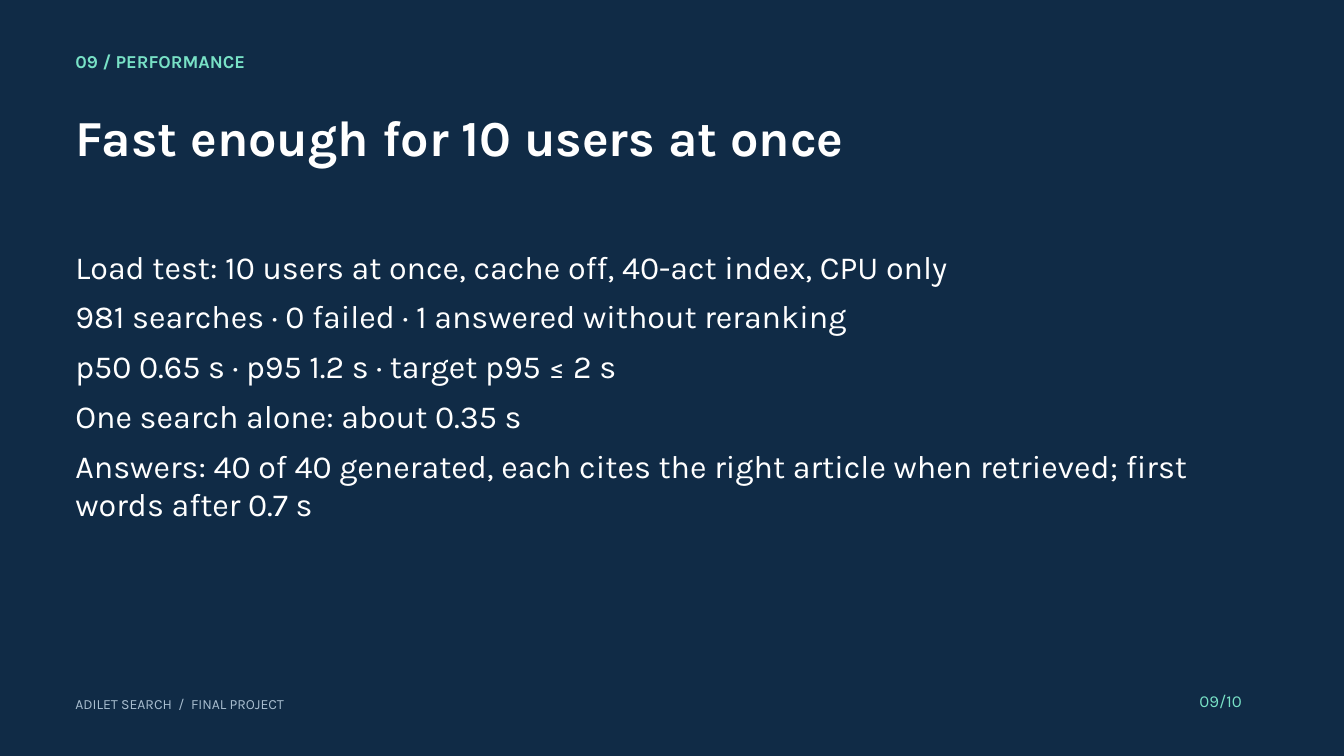
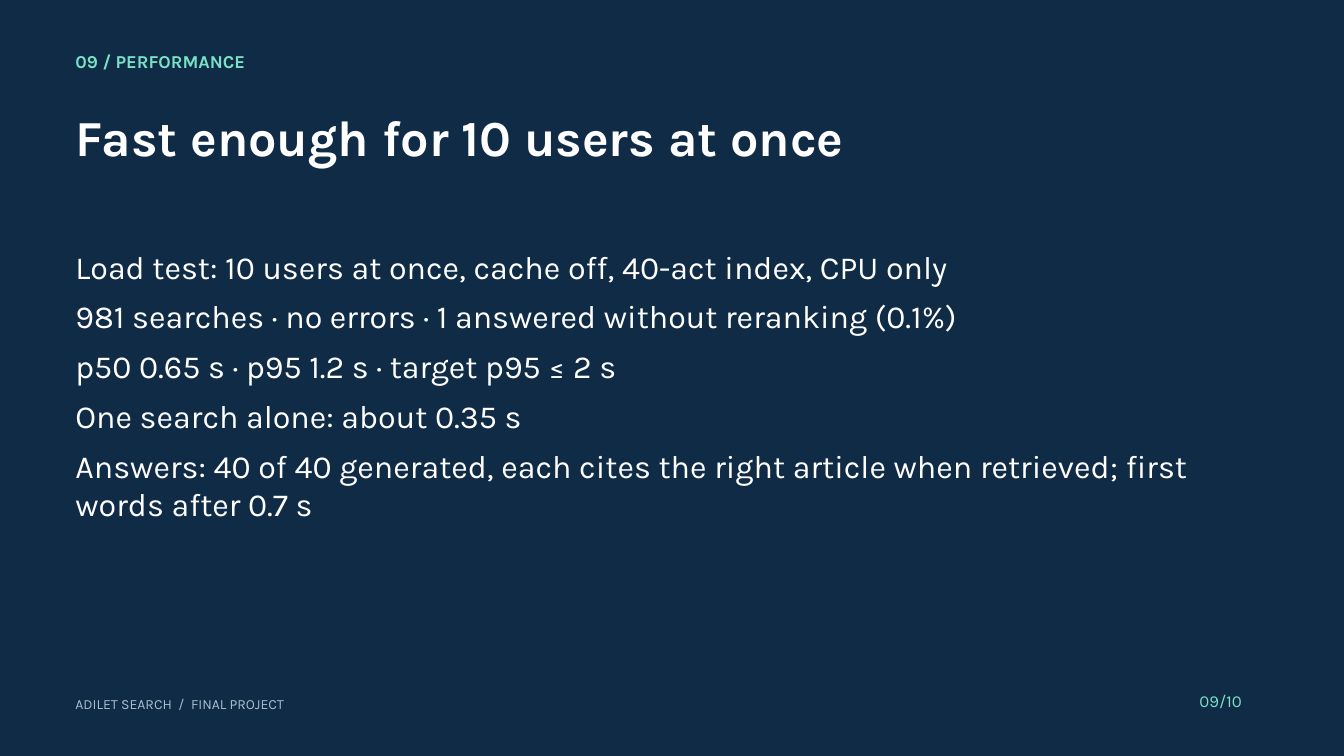
Before and after one commit to R0onen/adilet-search, a slide deck: slide 9 of docs/presentation/final_deck.pptx. Drawn at 1344x756 pixels with LibreOffice and Linux fonts; fonts in the diff are those of the drawing. Boxes give left, top, right and bottom in pixels: in the first picture for what was removed or moved away, otherwise in the second. Text is boxed around its words. In the diff, an @@ line names an element or a change of style, - is before the commit and + after.

Commit message:
docs: load test wording, one degraded search counts as a failure under the test's rule

```diff
--- a/docs/presentation/final_deck.pptx
+++ b/docs/presentation/final_deck.pptx
@@ text at box(75, 304, 957, 336): text changed @@
-981 searches · 0 failed · 1 answered without reranking
+981 searches · no errors · 1 answered without reranking (0.1%)
```
Also in this commit, not shown: 8 other files.
